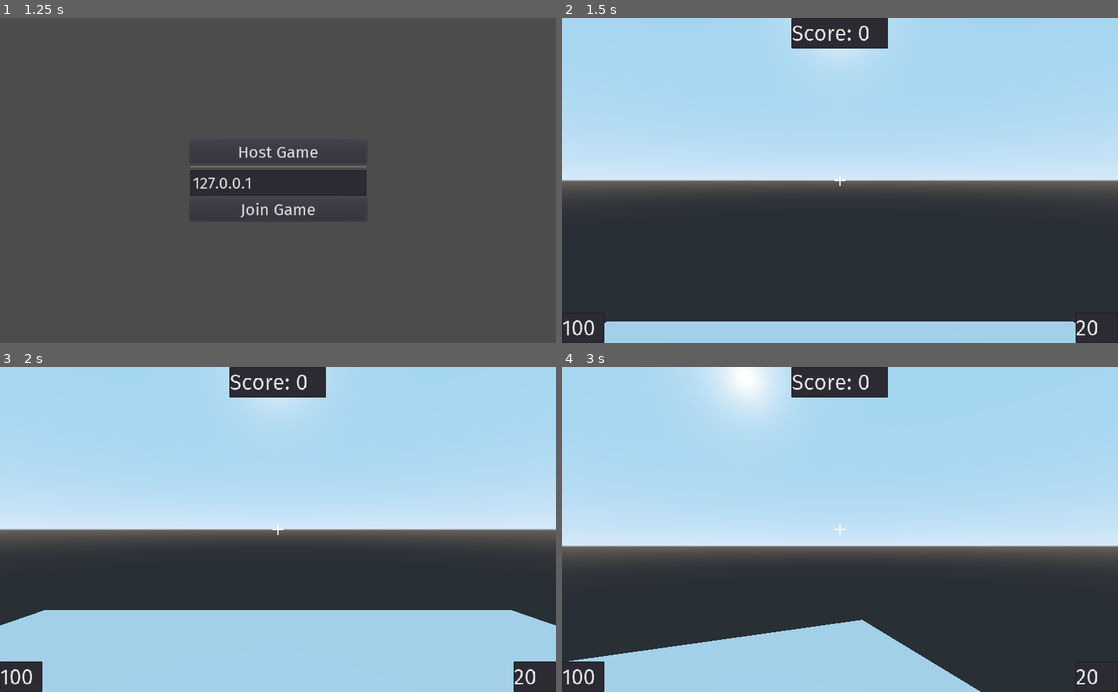
Above: before the commit, frames 1-4 (two rows, left to right).
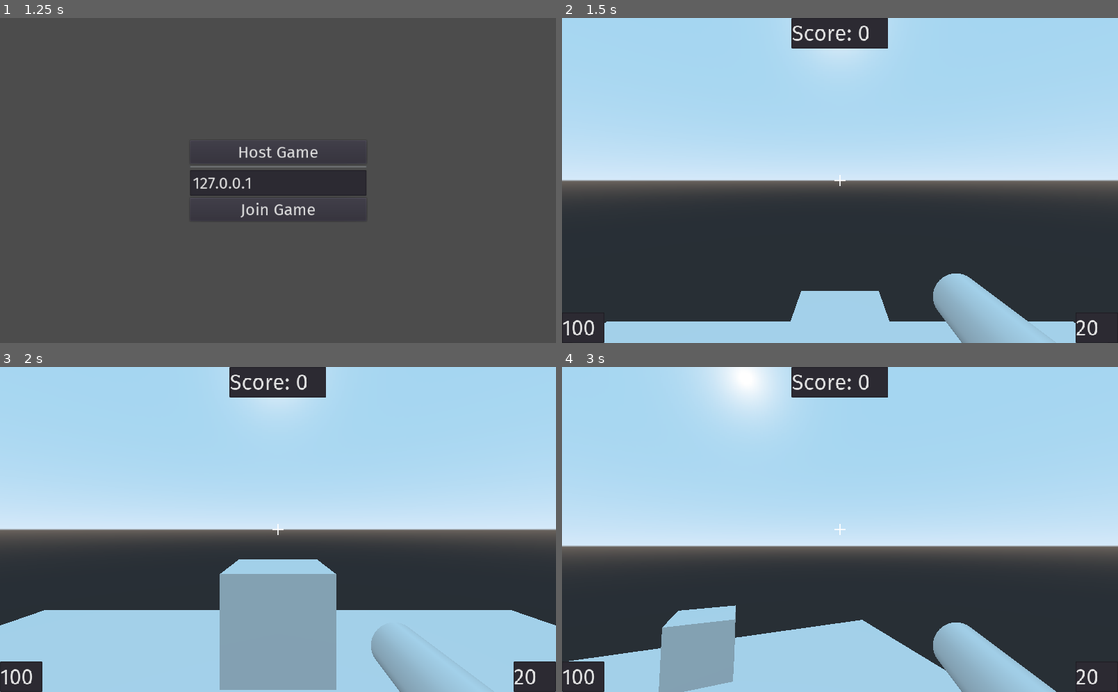
Above: after the commit, the same moments.

Repository: Linko-3D/Godot-Simple-Multiplayer-FPS
Game: Godot game, scene res://scenes/Lobby.tscn
Two runs of this game, one before a commit and one after it. Both use one fixed random seed, a clock stepped at 60 frames per second and the inputs below.
Inputs (mouse positions are in pixels of both pictures, inside the frame that each line leads up to):
- Up to frame 1 (1.25 s): tap Enter (ui_accept) at 0.5, 0.77 s; move the mouse to (400, 164) at 0.52 s; hold D (right) from 0.53 s (still down); click (400, 164) at 0.6 s
- Up to frame 2 (1.5 s): release D (right) at 1.25 s; click "Host Game" at 1.25 s
- Up to frame 3 (2 s): no input
- Up to frame 4 (3 s): move the mouse to (728, 545) at 2.02 s; hold S (backward) 2.03-2.78 s; click (728, 545) at 2.1 s; tap Enter (ui_accept) at 2.27 s; move the mouse to (851, 523) at 2.77 s; hold W (forward) from 2.78 s (still down); hold Shift (sprint) from 2.78 s (still down)

Frame 1 is identical in both runs. In frame 2, 3.5% of the frame differs, in the area x 41-84%, y 78-100%; in frame 3, 9.3%, in the area x 39-80%, y 59-100%; in frame 4, 5.8%.

Commit message:
weapon rotation

Diff:
--- a/scenes/Map.tscn
+++ b/scenes/Map.tscn
@@ -1,6 +1,7 @@
-[gd_scene load_steps=2 format=2]
+[gd_scene load_steps=3 format=2]
 
 [ext_resource path="res://scenes/AmmoPack.tscn" type="PackedScene" id=1]
+[ext_resource path="res://scenes/MediPack.tscn" type="PackedScene" id=2]
 
 [node name="Map" type="Spatial"]
 
@@ -18,3 +19,10 @@
 
 [node name="AmmoPack" parent="." instance=ExtResource( 1 )]
 transform = Transform( 1, 0, 0, 0, 1, 0, 0, 0, 1, 0, 0, 6 )
+
+[node name="MediPack" parent="." instance=ExtResource( 2 )]
+transform = Transform( 1, 0, 0, 0, 1, 0, 0, 0, 1, -4, 0, 6 )
+
+[node name="CSGBox2" type="CSGBox" parent="."]
+transform = Transform( 1, 0, 0, 0, 1, 0, 0, 0, 1, 0, 1, -5 )
+use_collision = true
--- /dev/null
+++ b/scenes/MediPack.tscn
@@ -0,0 +1,24 @@
+[gd_scene load_steps=4 format=2]
+
+[ext_resource path="res://scripts/MediPack.gd" type="Script" id=1]
+
+[sub_resource type="PrismMesh" id=1]
+size = Vector3( 1, 1, 1 )
+
+[sub_resource type="SphereShape" id=2]
+radius = 0.7
+
+[node name="MediPack" type="Area"]
+script = ExtResource( 1 )
+
+[node name="MeshInstance" type="MeshInstance" parent="."]
+transform = Transform( 1, 0, 0, 0, 1, 0, 0, 0, 1, 0, 1, 0 )
+mesh = SubResource( 1 )
+material/0 = null
+
+[node name="CollisionShape" type="CollisionShape" parent="."]
+transform = Transform( 1, 0, 0, 0, 1, 0, 0, 0, 1, 0, 1, 0 )
+shape = SubResource( 2 )
+
+[node name="Timer" type="Timer" parent="."]
+[connection signal="body_entered" from="." to="." method="_on_MediPack_body_entered"]
--- a/scenes/Player.tscn
+++ b/scenes/Player.tscn
@@ -17,6 +17,11 @@
 top_radius = 0.1
 bottom_radius = 0.2
 height = 0.5
+
+[sub_resource type="CylinderMesh" id=6]
+top_radius = 0.1
+bottom_radius = 0.1
+height = 1.0
 
 [sub_resource type="DynamicFont" id=4]
 size = 40
@@ -43,6 +48,7 @@
 
 [node name="HeadOrientation" type="MeshInstance" parent="Camera"]
 transform = Transform( 1, 0, 0, 0, -4.37114e-08, 1, 0, -1, -4.37114e-08, 0, 0, -0.5 )
+visible = false
 mesh = SubResource( 3 )
 material/0 = null
 
@@ -55,10 +61,18 @@
 unit_db = -20.0
 unit_size = 100.0
 
-[node name="BulletPosition" type="Position3D" parent="Camera"]
-transform = Transform( 1, 0, 0, 0, 1, 0, 0, 0, 1, 0, 0, -1 )
+[node name="WeaponPosition" type="Position3D" parent="Camera"]
+transform = Transform( 1, 0, 0, 0, 1, 0, 0, 0, 1, 0.5, -0.5, -0.5 )
 
-[node name="ShootLight" type="OmniLight" parent="Camera/BulletPosition"]
+[node name="Weapon" type="MeshInstance" parent="Camera/WeaponPosition"]
+transform = Transform( 1, 0, 0, 0, -4.37114e-08, 1, 0, -1, -4.37114e-08, 0, 0, 0 )
+mesh = SubResource( 6 )
+material/0 = null
+
+[node name="BulletPosition" type="Position3D" parent="Camera/WeaponPosition/Weapon"]
+transform = Transform( 1, 0, 0, 0, -4.37114e-08, -1, 0, 1, -4.37114e-08, 0, 0.75, 0 )
+
+[node name="ShootLight" type="OmniLight" parent="Camera/WeaponPosition/Weapon/BulletPosition"]
 visible = false
 shadow_enabled = true
 
--- a/scripts/AmmoPack.gd
+++ b/scripts/AmmoPack.gd
@@ -24,9 +24,13 @@
 
 func _on_AmmoPack_body_entered(body):
 	if body.is_in_group("Player"):
-		picked = true
-		body.ammo = body.max_ammo
-		$Timer.start()
+		if body.ammo < body.max_ammo:
+			rpc("refill_ammo", body)
+
+remotesync func refill_ammo(body):
+	body.ammo = body.max_ammo
+	picked = true
+	$Timer.start()
 
 func _on_Timer_timeout():
 	picked = false
--- /dev/null
+++ b/scripts/MediPack.gd
@@ -0,0 +1,16 @@
+extends Area
+
+var picked = false
+
+func _ready():
+	set_network_master(1)
+
+func _process(delta):
+	if is_network_master():
+		pass
+
+
+
+func _on_MediPack_body_entered(body):
+	if body.is_in_group("Player"):
+		body.health = 120
--- a/scripts/Player.gd
+++ b/scripts/Player.gd
@@ -20,6 +20,7 @@
 
 puppet var puppet_transform = null
 puppet var puppet_camera_rotation = null
+puppet var puppet_weapon_rotation = null
 
 func _ready():
 	if is_network_master():
@@ -65,9 +66,12 @@
 
 		rset_unreliable("puppet_transform", transform)
 		rset_unreliable("puppet_camera_rotation", $Camera.rotation)
+		rset_unreliable("puppet_weapon_rotation", $Camera/WeaponPosition.rotation)
+
 	else:
 		transform = puppet_transform
 		$Camera.rotation = puppet_camera_rotation
+		$Camera/WeaponPosition.rotation = puppet_weapon_rotation
 
 func _input(event):
 	if is_network_master():
@@ -78,13 +82,20 @@
 				$Camera.rotation_degrees.x = clamp($Camera.rotation_degrees.x, -90, 90)
 
 func other_abilities():
+
+	if $Camera/RayCast.is_colliding():
+		$Camera/WeaponPosition.look_at($Camera/RayCast.get_collision_point(), Vector3.UP)
+	else:
+		$Camera/WeaponPosition.rotation = Vector3()
+
+
 	if Input.is_action_just_pressed("shoot"):
 		if Input.get_mouse_mode() == Input.MOUSE_MODE_CAPTURED:
 			if can_shoot and ammo > 0:
-				ammo -= 1
+				rpc("ammo")
 				can_shoot = false
 				$FireRate.start()
-				rpc("shoot", $Camera/BulletPosition.global_transform, $Camera/BulletPosition.global_transform.basis.z)
+				rpc("shoot", $Camera/WeaponPosition/Weapon/BulletPosition.global_transform, $Camera/WeaponPosition/Weapon/BulletPosition.global_transform.basis.z)
 				rpc("shoot_light")
 
 				if $Camera/RayCast.is_colliding():
@@ -100,6 +111,9 @@
 
 	if Input.is_action_just_pressed("ui_cancel"):
 		Input.set_mouse_mode(Input.MOUSE_MODE_VISIBLE)
+
+remotesync func ammo():
+	ammo -= 1
 
 remotesync func impact(position):
 	var impact_instance = load(impact).instance()
@@ -120,9 +134,9 @@
 	bullet_instance.queue_free()
 
 remotesync func shoot_light():
-	$Camera/BulletPosition/ShootLight.visible = true
+	$Camera/WeaponPosition/Weapon/BulletPosition/ShootLight.visible = true
 	yield(get_tree().create_timer(0.05), "timeout")
-	$Camera/BulletPosition/ShootLight.visible = false
+	$Camera/WeaponPosition/Weapon/BulletPosition/ShootLight.visible = false
 
 remotesync func scored():
 	score += 1
Not shown: 1 places in scenes/Player.tscn that only renumber resources
